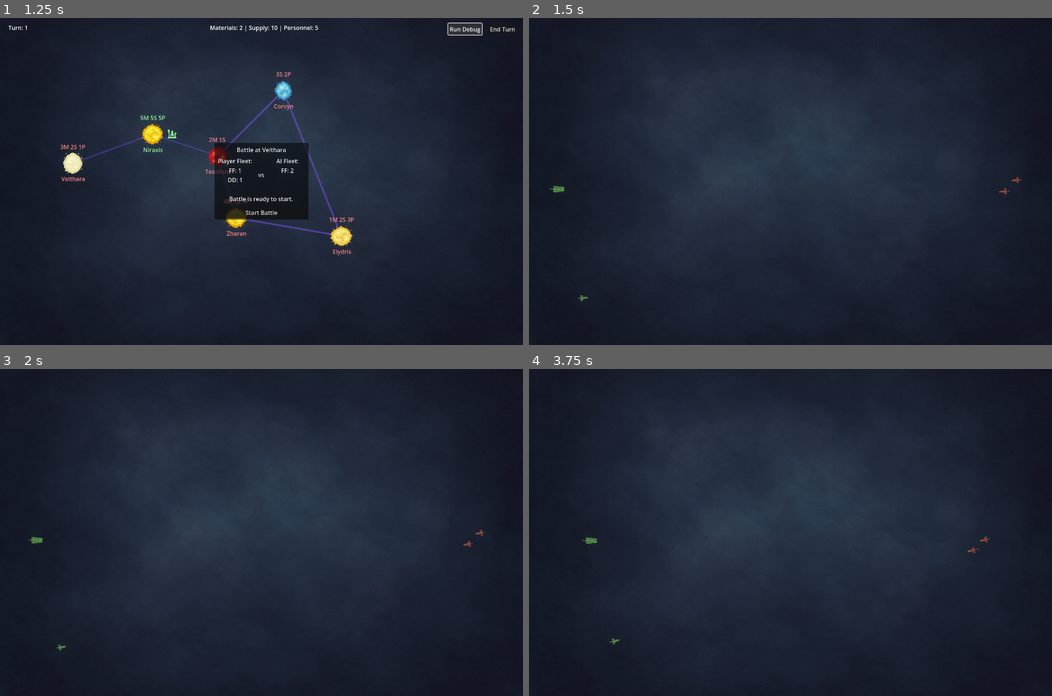
Above: before the commit, frames 1-4 (two rows, left to right).
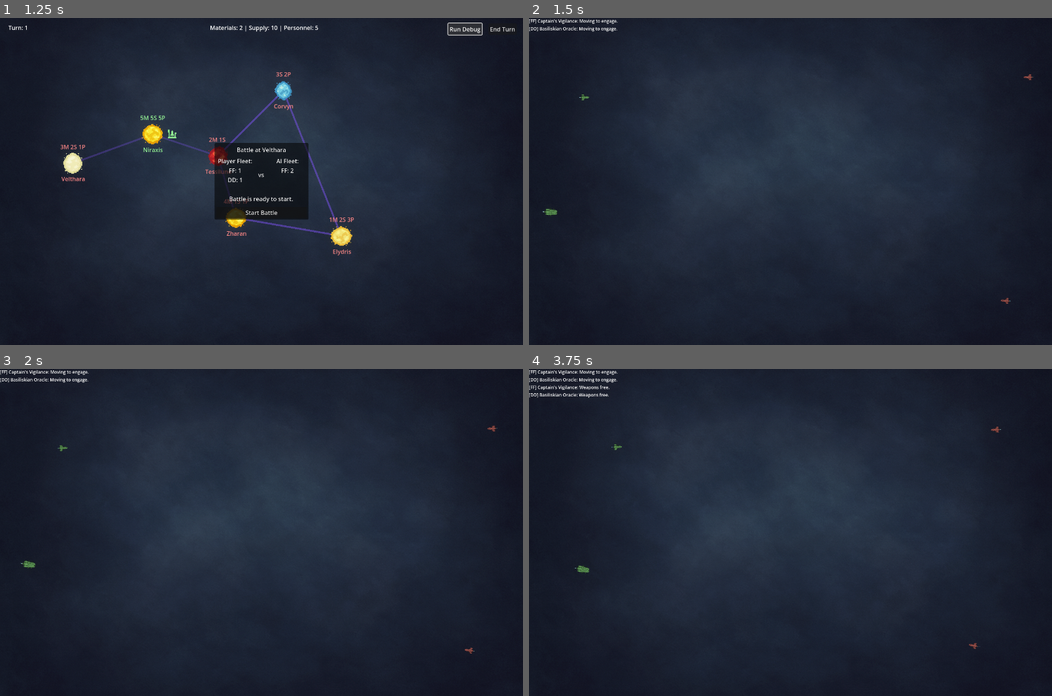
Above: after the commit, the same moments.

Repository: igjese/galaxy-campaign
Game: Godot game, scene res://scenes/Main.tscn
Same seed, same stepped clock (60 frames per second), same inputs: the game is played once before the commit and once after it.
Inputs:
- Up to frame 1 (1.25 s): click "Run Debug" at 0.5 s
- Up to frame 2 (1.5 s): click "Start Battle" at 1.25 s
- Up to frame 3 (2 s): no input
- Up to frame 4 (3.75 s): tap Enter at 3.5 s

Frame 1 is identical in both runs. In frame 2, 0.4% of the frame differs, in the area x 0-97%, y 0-88%; in frame 3, 0.4%; in frame 4, 0.6%, in the area x 0-91%, y 0-86%.

Commit message:
radio chatter

Diff:
--- a/scenes/Main.tscn
+++ b/scenes/Main.tscn
@@ -160,6 +160,17 @@
 [node name="Admiral" type="Node" parent="Battlefield/AIFleet"]
 script = ExtResource("6_c01mt")
 
+[node name="UI" type="Control" parent="Battlefield"]
+layout_mode = 3
+anchors_preset = 0
+offset_right = 40.0
+offset_bottom = 40.0
+
+[node name="RadioChatter" type="VBoxContainer" parent="Battlefield/UI"]
+layout_mode = 0
+offset_right = 40.0
+offset_bottom = 40.0
+
 [node name="WorldEnvironment" type="WorldEnvironment" parent="."]
 environment = SubResource("Environment_c01mt")
 
--- a/scenes/battlefield.gd
+++ b/scenes/battlefield.gd
@@ -51,6 +51,7 @@
                 ship_ai.fleet = $PlayerFleet
                 ship_ai.enemy_fleet = $AIFleet
             ship.connect("ship_destroyed", Callable(self, "_on_ship_destroyed"))
+            ship.connect("radio_chatter", Callable(self, "_on_ship_chatter"))
 
 
 func get_random_spawn_position(x_base: float) -> Vector2:
@@ -89,6 +90,7 @@
     player_ships.clear()
     ai_ships.clear()
 
+
 func collect_survivors(did_win) -> ShipGroup:
     if not did_win:
         return null
@@ -98,3 +100,18 @@
         if ship is Ship:
             survivors.add_type(ship.ship_type, 1)
     return survivors
+
+
+func post_chatter(message: String):
+    var label = Label.new()
+    label.text = message
+    label.add_theme_font_size_override("font_size", 12)
+    $UI/RadioChatter.add_child(label)
+    await get_tree().create_timer(5.0).timeout
+    label.queue_free()
+
+
+func _on_ship_chatter(ship: Ship, msg: String):
+    if ship.is_ai:
+        return  # skip enemy chatter during real-time
+    post_chatter("[%s] %s: %s" % [ship.ship_type, ship.ship_name, msg])
--- a/scenes/ship.gd
+++ b/scenes/ship.gd
@@ -14,9 +14,15 @@
 var laser_timer: float = 0.0
 var laser_duration: float = 0.2
 var is_dying := false
+var ship_name := ""
+var names_human_1 = "res://assets/ships/naming/human1.txt"
+var names_human_2 = "res://assets/ships/naming/human2.txt"
+var names_alien_1 = "res://assets/ships/naming/alien1.txt"
+var names_alien_2 = "res://assets/ships/naming/alien2.txt"
 
 
 signal ship_destroyed(ship)
+signal radio_chatter(ship, msg)
 
 func _ready():
     flicker_offset = randf_range(0.0, TAU)  # Random phase offset
@@ -29,6 +35,7 @@
     max_health = design.get("hp", 0)
     atk = design.get("atk", 0)
     def = design.get("def", 0)
+    ship_name = generate_name()
     current_health = max_health
     var path = "res://assets/ships/%s.png" % ship_type
     $Hull.texture = load(path)
@@ -36,6 +43,16 @@
     $Damage.texture = overlay
     update_damage_overlay()
     scale_to_normalize()
+
+
+func generate_name() -> String:
+    var attr_path = names_alien_1 if is_ai else names_human_1
+    var noun_path = names_alien_2 if is_ai else names_human_2
+    var attrs = Helpers.load_array_from_file(attr_path)
+    var nouns = Helpers.load_array_from_file(noun_path)
+    var attr = attrs[randi() % attrs.size()]
+    var noun = nouns[randi() % nouns.size()]
+    return "%s %s" % [attr, noun]
 
 
 func scale_to_normalize():
@@ -105,7 +122,7 @@
 func apply_base_damage(incoming: int):
     var effective_damage = max(incoming - def, 1)
     current_health -= effective_damage
-    print("💢 %s takes %d damage (after %d def)" % [name, effective_damage, def])
+    print("💢 %s takes %d damage (after %d def)" % [ship_name, effective_damage, def])
     spawn_explosion(0.5)
     update_damage_overlay()
     if current_health <= 0:
@@ -115,7 +132,8 @@
     if is_dying:
         return  # Prevent double-die bugs
     is_dying = true
-    print("💥 %s destroyed!" % name)
+    print("💥 %s destroyed!" % ship_name)
+    emit_signal("radio_chatter", self, "Severely hit, abandoning ship.")
     emit_signal("ship_destroyed", self)
     spawn_explosion(1.5)
     await get_tree().create_timer(0.4).timeout
--- a/scenes/ship_ai.gd
+++ b/scenes/ship_ai.gd
@@ -21,6 +21,7 @@
 var drift_vector := Vector2.ZERO
 var drift_speed := speed/15  # adjust for style
 var stop_distance := 50.0
+var previous_step: String = ""
 
 var captain_cooldown := 0.0
 var captain_cooldown_max := 2.0  # Will be randomized
@@ -100,7 +101,7 @@
     var dist = target_data["distance"]
     if dist > weapon_range:
         return  # Out of range
-    print("🔫 [%s] Firing at %s (%.0f px)" % [get_parent(), target, dist])
+    print("🔫 [%s] Firing at %s (%.0f px)" % [get_parent().ship_name, target.ship_name, dist])
     get_parent().fire_at(target)
 
 
@@ -134,11 +135,18 @@
 
 
 func run_step(current_step):
+    var ship = get_parent()
     if current_step == "fire_at_enemy":
         fire_order = true
+        if current_step != previous_step:
+            ship.emit_signal("radio_chatter", ship, "Weapons free.")
+        print("[%s] %s: %s" % [ship.ship_type, ship.ship_name, "Weapons free."])
     elif current_step == "move_toward_enemy":
+        if current_step != previous_step:
+            ship.emit_signal("radio_chatter", ship, "Moving to engage.")
+        print("[%s] %s: %s" % [ship.ship_type, ship.ship_name, "Moving to engage."])
         start_moving_toward_enemy()
-
+    previous_step = current_step
 
 func start_moving_toward_enemy():
     var target = local_facts.get("closest_enemy", {}).get("ref", null)
--- a/scripts/helpers.gd
+++ b/scripts/helpers.gd
@@ -32,3 +32,16 @@
 func cost_of(type: String) -> int:
     var design = GameData.ship_designs.get(type)
     return design.cost_mats + design.cost_pers
+
+
+func load_array_from_file(path: String) -> Array:
+    var file = FileAccess.open(path, FileAccess.READ)
+    if not file:
+        push_error("Failed to load file: %s" % path)
+        return []
+    var lines = []
+    while not file.eof_reached():
+        var line = file.get_line().strip_edges()
+        if line != "":
+            lines.append(line)
+    return lines
Not shown, added: assets/ships/naming/alien1.txt
Not shown, added: assets/ships/naming/alien2.txt
Not shown, added: assets/ships/naming/human1.txt
Not shown, added: assets/ships/naming/human2.txt
Not shown, changed: README.md
